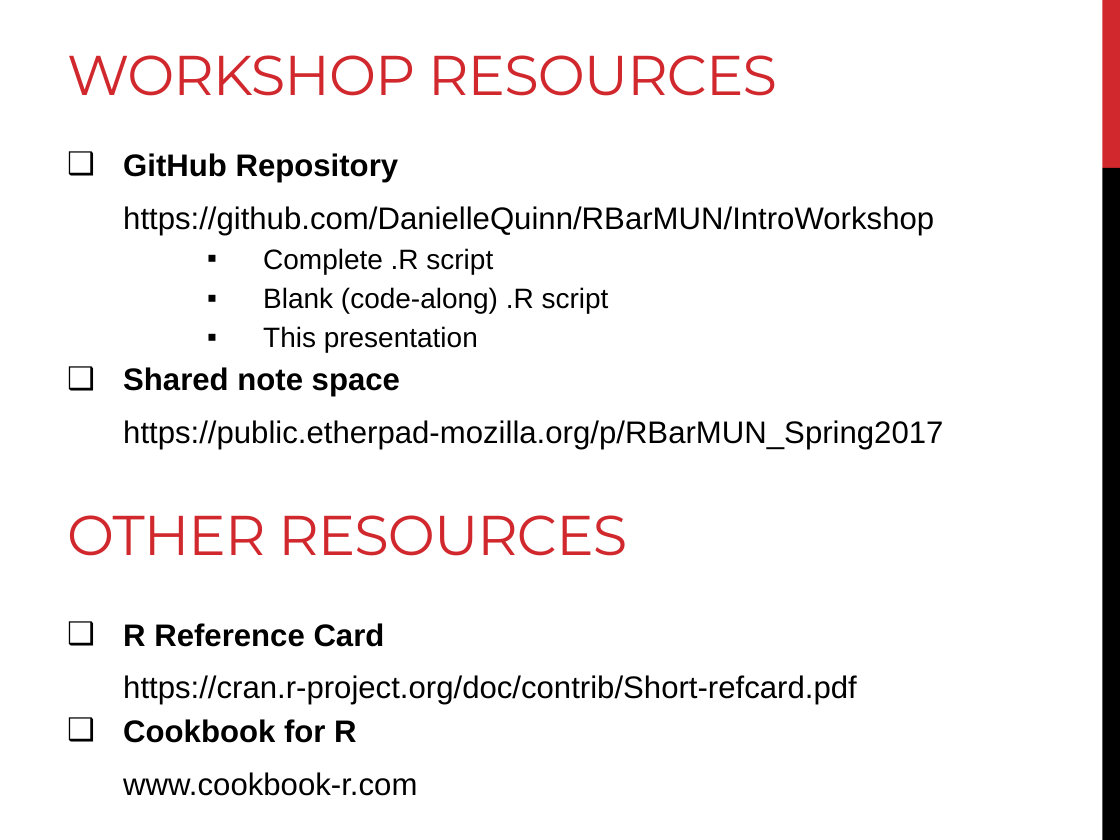
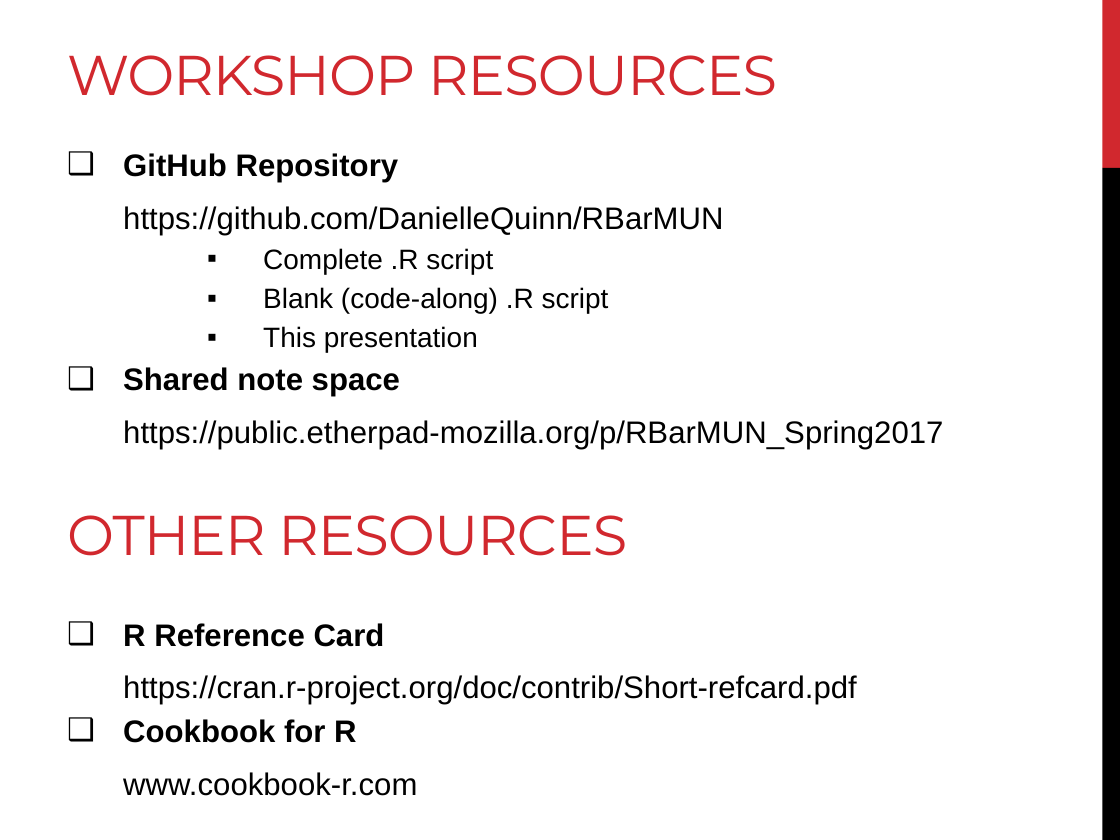
Before and after one commit to DanielleQuinn/RBarMUN, a slide deck: slide 3 of IntroWorkshop/RBar_IntroI.pptx. Drawn at 1120x840 pixels with LibreOffice and Linux fonts; fonts in the diff are those of the drawing. Boxes give left, top, right and bottom in pixels: in the first picture for what was removed or moved away, otherwise in the second. Text is boxed around its words. In the diff, an @@ line names an element or a change of style, - is before the commit and + after.

```diff
--- a/IntroWorkshop/RBar_IntroI.pptx
+++ b/IntroWorkshop/RBar_IntroI.pptx
@@ text at [123, 206, 723, 235]: text changed @@
-  https://github.com/DanielleQuinn/RBarMUN/IntroWorkshop
+  https://github.com/DanielleQuinn/RBarMUN
```
Also in this commit, not shown: 1 other file.
